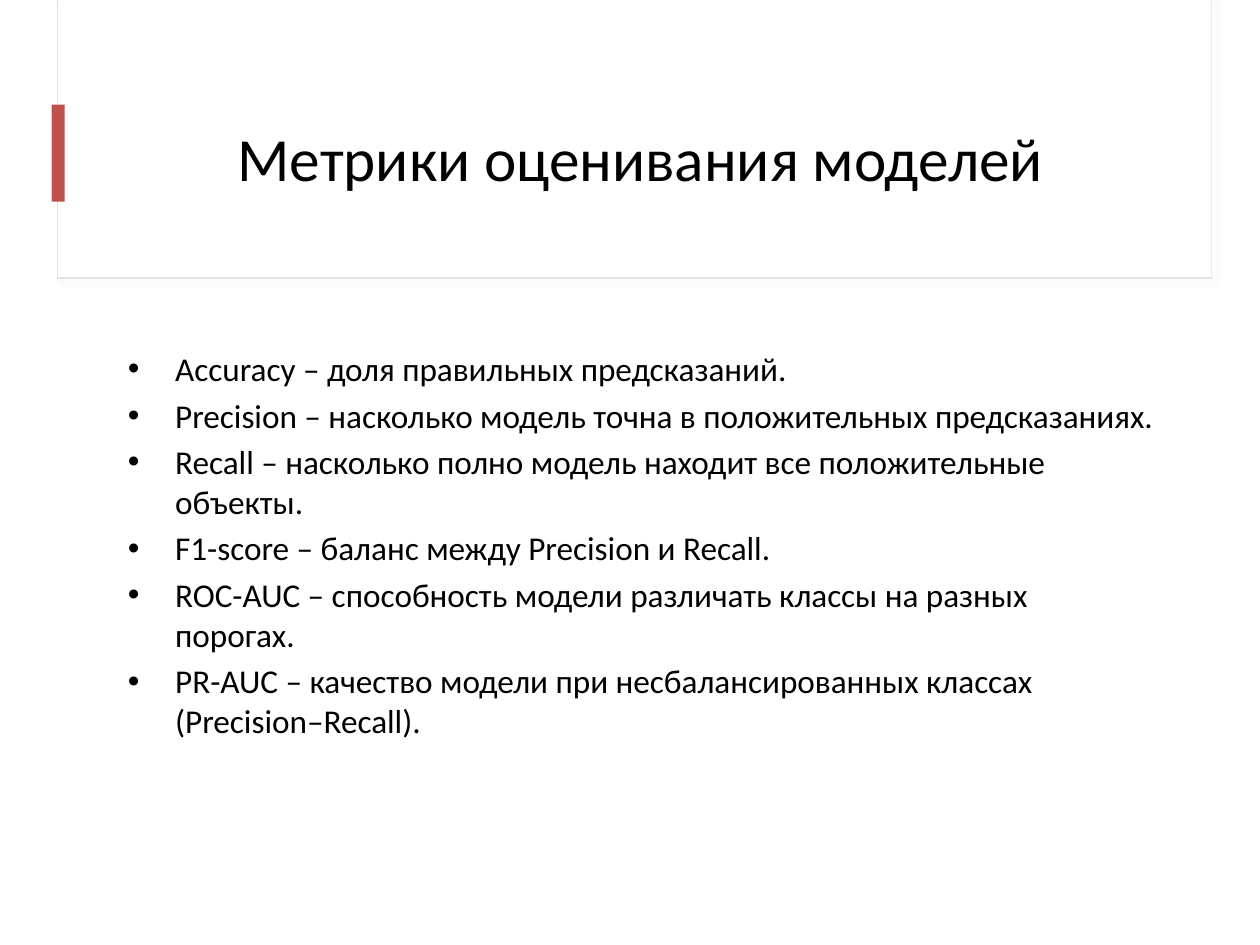
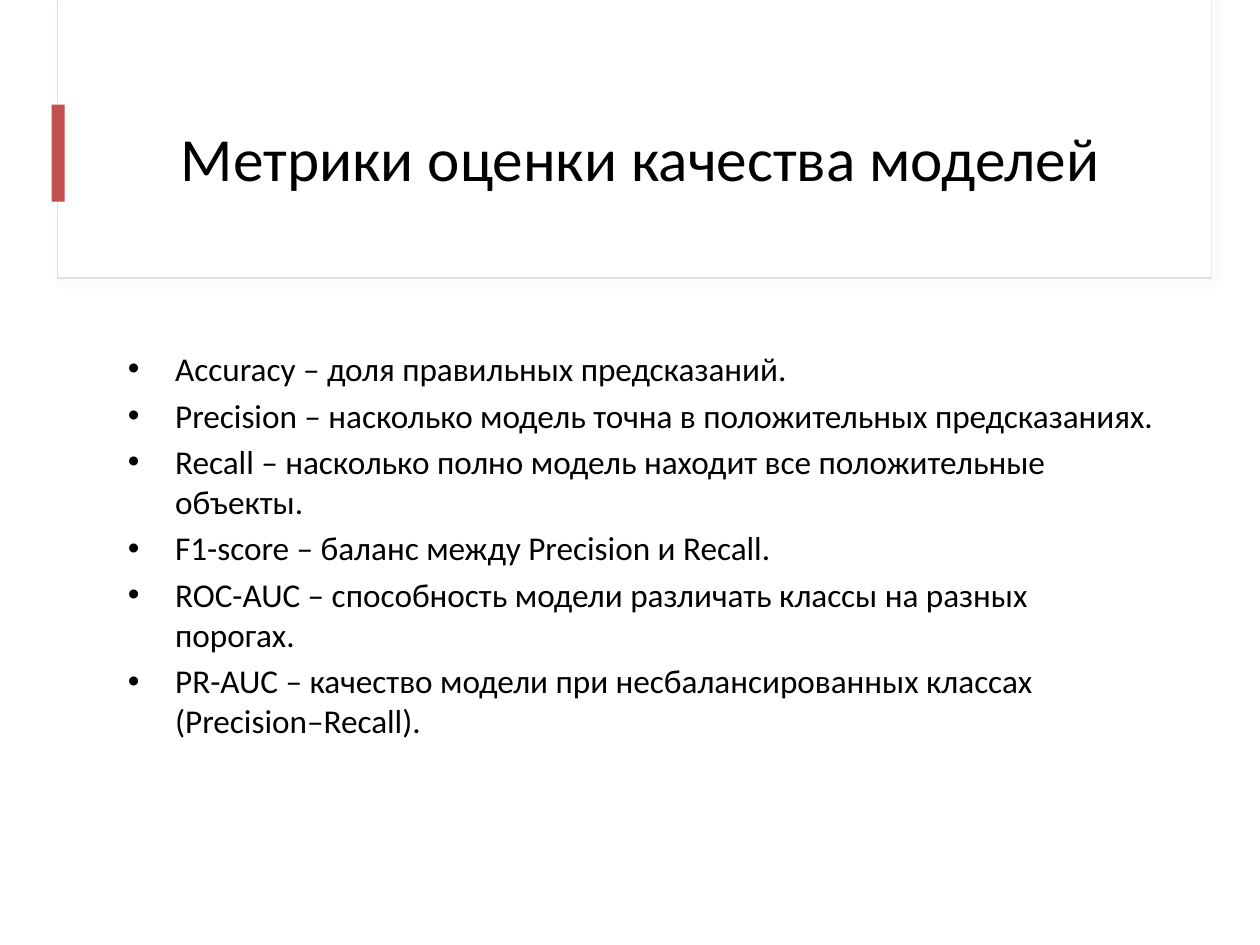
Before and after one commit to antgursky/final-project-atm-analysis, a slide deck: slide 12 of notebooks/Gursky_ATM.pptx. Drawn at 1260x945 pixels with LibreOffice and Linux fonts; fonts in the diff are those of the drawing. Boxes give left, top, right and bottom in pixels: in the first picture for what was removed or moved away, otherwise in the second. Text is boxed around its words. In the diff, an @@ line names an element or a change of style, - is before the commit and + after.

```diff
--- a/notebooks/Gursky_ATM.pptx
+++ b/notebooks/Gursky_ATM.pptx
@@ title at (181, 139, 1099, 191): text changed @@
-Метрики оценивания моделей
+Метрики оценки качества моделей
```
Also in this commit, not shown: 2 other slides changed, 7 other files.
